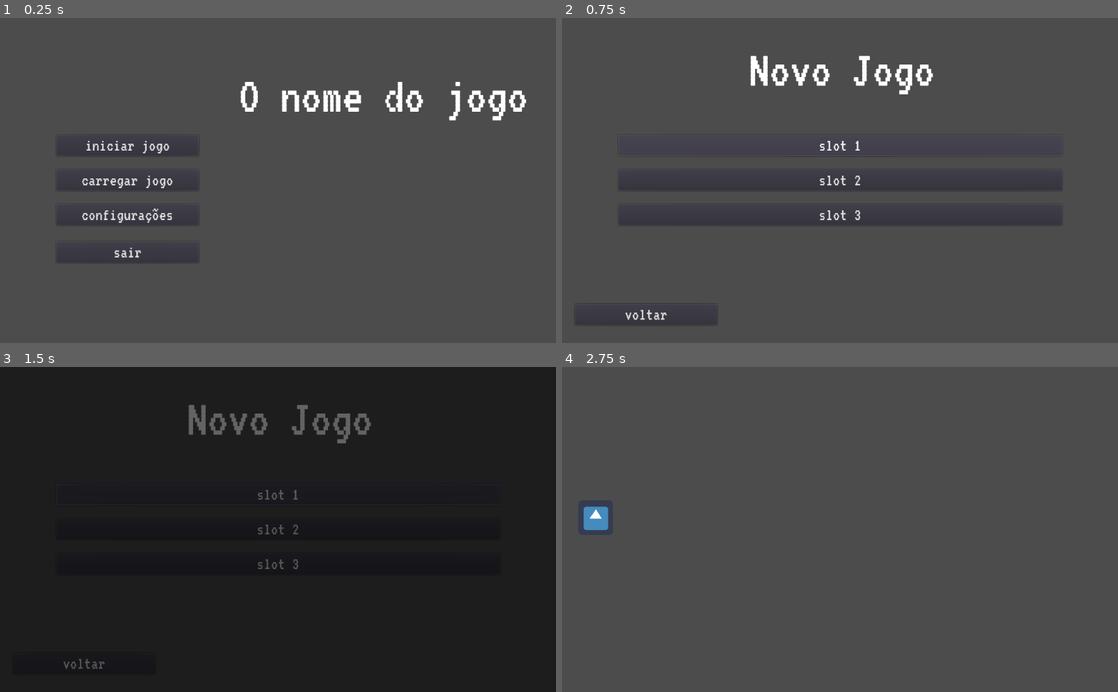
Above: before the commit, frames 1-4 (two rows, left to right).
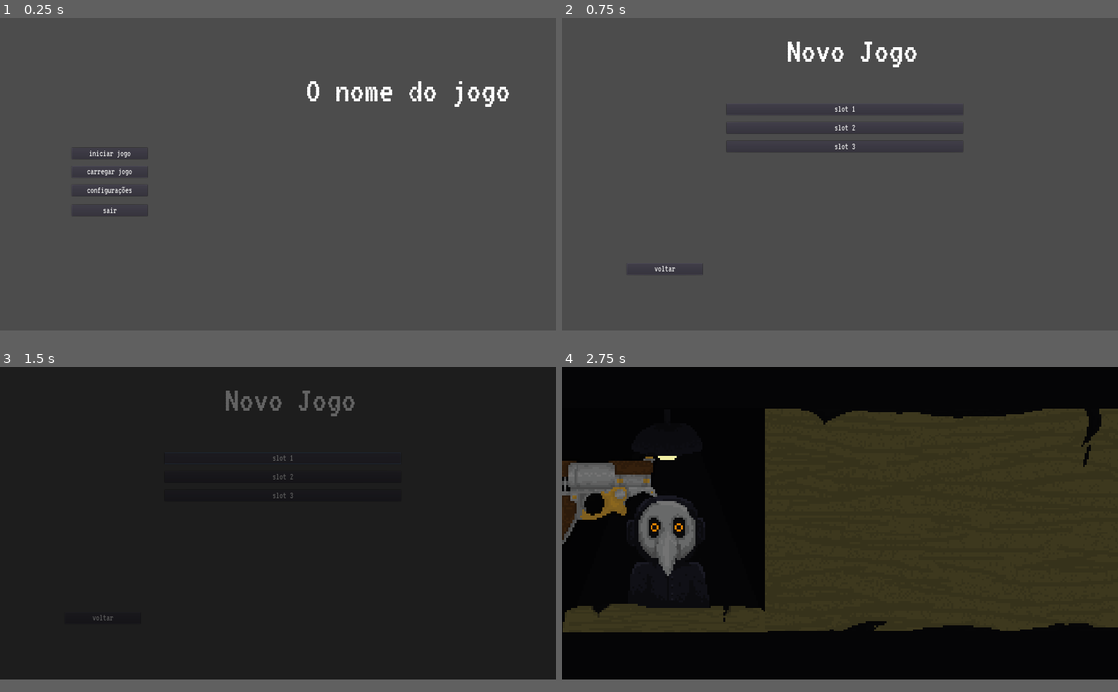
Above: after the commit, the same moments.

Repository: ViperBr/Projeto-de-jooj-pra-game-jaaj
Game: Godot game, scene res://scenes/Menu.tscn
The game is run twice, just before and just after one commit, with the same random seed, the same clock (stepped at 60 frames per second) and the same inputs. The engine's default icon, where the game draws it, is replaced by a stand-in: a white triangle on a blue panel in a dark square.
Inputs (mouse positions are in pixels of both pictures, inside the frame that each line leads up to):
- Up to frame 1 (0.25 s): no input
- Up to frame 2 (0.75 s): click "iniciar jogo" at 0.5 s
- Up to frame 3 (1.5 s): click "slot 1" at 1.25 s
- Up to frame 4 (2.75 s): tap Enter at 2 s; move the mouse to (595, 516) at 2.02 s; click (595, 516) at 2.1 s
In our replay, the window is 800x468 before the commit and 800x450 after it. These sizes can differ from the game's own. Grey fills any space a smaller window leaves; there, only what the larger window draws over its background counts as a difference.

The runs differ from the first frame. In frame 1, 3.0% of the frame differs, in the area x 11-95%, y 19-74%; in frame 2, 2.5%; in frame 3, 1.8%; in frame 4, 95%, in the area x 0-100%, y 0-97%.

Commit message:
elementos iniciais

Diff:
--- a/project.godot
+++ b/project.godot
@@ -18,6 +18,14 @@
 
 SceneChanger="*res://scenes/scene_changer.tscn"
 
+[display]
+
+window/size/width=1920
+window/size/height=1080
+window/size/borderless=true
+window/size/fullscreen=true
+window/stretch/mode="2d"
+
 [input]
 
 click={
--- /dev/null
+++ b/scenes/Carinha1.tscn
@@ -0,0 +1,19 @@
+[gd_scene load_steps=3 format=2]
+
+[ext_resource path="res://sprites/Carinha1.png" type="Texture" id=1]
+
+[sub_resource type="RectangleShape2D" id=1]
+extents = Vector2( 20, 33 )
+
+[node name="Carinha" type="Node2D"]
+
+[node name="Sprite" type="Sprite" parent="."]
+position = Vector2( -5, -48 )
+scale = Vector2( 7, 7 )
+texture = ExtResource( 1 )
+
+[node name="Area2D" type="Area2D" parent="Sprite"]
+
+[node name="CollisionShape2D" type="CollisionShape2D" parent="Sprite/Area2D"]
+position = Vector2( 2.66667, 19.3333 )
+shape = SubResource( 1 )
--- a/scenes/Menu.tscn
+++ b/scenes/Menu.tscn
@@ -6,7 +6,7 @@
 [sub_resource type="Theme" id=1]
 
 [sub_resource type="DynamicFont" id=2]
-size = 96
+size = 128
 font_data = ExtResource( 1 )
 
 [sub_resource type="Theme" id=3]
@@ -38,7 +38,6 @@
 }
 
 [node name="layerBase" type="ColorRect" parent="."]
-visible = false
 anchor_right = 1.0
 anchor_bottom = 1.0
 color = Color( 1, 1, 1, 0 )
@@ -47,10 +46,10 @@
 }
 
 [node name="Label" type="Label" parent="layerBase"]
-margin_left = 440.0
-margin_top = 96.0
-margin_right = 972.0
-margin_bottom = 193.0
+margin_left = 1056.0
+margin_top = 184.0
+margin_right = 1770.0
+margin_bottom = 313.0
 theme = SubResource( 1 )
 custom_fonts/font = SubResource( 2 )
 text = "O nome do jogo"
@@ -59,10 +58,10 @@
 }
 
 [node name="newGame" type="Button" parent="layerBase"]
-margin_left = 104.0
-margin_top = 216.0
-margin_right = 366.0
-margin_bottom = 255.0
+margin_left = 248.0
+margin_top = 448.0
+margin_right = 510.0
+margin_bottom = 487.0
 theme = SubResource( 3 )
 custom_fonts/font = SubResource( 4 )
 text = "iniciar jogo"
@@ -71,10 +70,10 @@
 }
 
 [node name="loadGame" type="Button" parent="layerBase"]
-margin_left = 104.0
-margin_top = 280.0
-margin_right = 366.0
-margin_bottom = 319.0
+margin_left = 248.0
+margin_top = 512.0
+margin_right = 510.0
+margin_bottom = 551.0
 theme = SubResource( 3 )
 custom_fonts/font = SubResource( 4 )
 text = "carregar jogo"
@@ -83,10 +82,10 @@
 }
 
 [node name="settings" type="Button" parent="layerBase"]
-margin_left = 104.0
-margin_top = 344.0
-margin_right = 366.0
-margin_bottom = 383.0
+margin_left = 248.0
+margin_top = 576.0
+margin_right = 510.0
+margin_bottom = 615.0
 theme = SubResource( 3 )
 custom_fonts/font = SubResource( 4 )
 text = "configurações"
@@ -95,10 +94,10 @@
 }
 
 [node name="exit" type="Button" parent="layerBase"]
-margin_left = 104.0
-margin_top = 413.0
-margin_right = 366.0
-margin_bottom = 452.0
+margin_left = 248.0
+margin_top = 645.0
+margin_right = 510.0
+margin_bottom = 684.0
 theme = SubResource( 3 )
 custom_fonts/font = SubResource( 4 )
 text = "sair"
@@ -168,7 +167,6 @@
 }
 
 [node name="layerNewGame" type="ColorRect" parent="."]
-visible = false
 anchor_right = 1.0
 anchor_bottom = 1.0
 color = Color( 1, 1, 1, 0 )
@@ -177,10 +175,10 @@
 }
 
 [node name="Label" type="Label" parent="layerNewGame"]
-margin_left = 344.0
+margin_left = 776.0
 margin_top = 48.0
-margin_right = 686.0
-margin_bottom = 145.0
+margin_right = 1235.0
+margin_bottom = 177.0
 theme = SubResource( 1 )
 custom_fonts/font = SubResource( 2 )
 text = "Novo Jogo"
@@ -189,10 +187,10 @@
 }
 
 [node name="slot1" type="Button" parent="layerNewGame"]
-margin_left = 104.0
-margin_top = 216.0
-margin_right = 921.0
-margin_bottom = 255.0
+margin_left = 568.0
+margin_top = 296.0
+margin_right = 1385.0
+margin_bottom = 335.0
 theme = SubResource( 3 )
 custom_fonts/font = SubResource( 4 )
 text = "slot 1"
@@ -201,10 +199,10 @@
 }
 
 [node name="slot2" type="Button" parent="layerNewGame"]
-margin_left = 104.0
-margin_top = 280.0
-margin_right = 921.0
-margin_bottom = 319.0
+margin_left = 568.0
+margin_top = 360.0
+margin_right = 1385.0
+margin_bottom = 399.0
 theme = SubResource( 3 )
 custom_fonts/font = SubResource( 4 )
 text = "slot 2"
@@ -213,10 +211,10 @@
 }
 
 [node name="slot3" type="Button" parent="layerNewGame"]
-margin_left = 104.0
-margin_top = 344.0
-margin_right = 921.0
-margin_bottom = 383.0
+margin_left = 568.0
+margin_top = 424.0
+margin_right = 1385.0
+margin_bottom = 463.0
 theme = SubResource( 3 )
 custom_fonts/font = SubResource( 4 )
 text = "slot 3"
@@ -225,10 +223,10 @@
 }
 
 [node name="back" type="Button" parent="layerNewGame"]
-margin_left = 24.0
-margin_top = 528.0
-margin_right = 286.0
-margin_bottom = 567.0
+margin_left = 224.0
+margin_top = 848.0
+margin_right = 486.0
+margin_bottom = 887.0
 theme = SubResource( 3 )
 custom_fonts/font = SubResource( 4 )
 text = "voltar"
@@ -245,10 +243,10 @@
 }
 
 [node name="Label" type="Label" parent="layerLoadGame"]
-margin_left = 264.0
-margin_top = 48.0
-margin_right = 758.0
-margin_bottom = 145.0
+margin_left = 680.0
+margin_top = 56.0
+margin_right = 1343.0
+margin_bottom = 185.0
 theme = SubResource( 1 )
 custom_fonts/font = SubResource( 2 )
 text = "Carregar Jogo"
@@ -257,10 +255,10 @@
 }
 
 [node name="save1" type="Button" parent="layerLoadGame"]
-margin_left = 104.0
-margin_top = 216.0
-margin_right = 921.0
-margin_bottom = 255.0
+margin_left = 600.0
+margin_top = 312.0
+margin_right = 1417.0
+margin_bottom = 351.0
 theme = SubResource( 3 )
 custom_fonts/font = SubResource( 4 )
 text = "save 1"
@@ -269,10 +267,10 @@
 }
 
 [node name="save2" type="Button" parent="layerLoadGame"]
-margin_left = 104.0
-margin_top = 280.0
-margin_right = 921.0
-margin_bottom = 319.0
+margin_left = 600.0
+margin_top = 376.0
+margin_right = 1417.0
+margin_bottom = 415.0
 theme = SubResource( 3 )
 custom_fonts/font = SubResource( 4 )
 text = "save 2"
@@ -281,10 +279,10 @@
 }
 
 [node name="save3" type="Button" parent="layerLoadGame"]
-margin_left = 104.0
-margin_top = 344.0
-margin_right = 921.0
-margin_bottom = 383.0
+margin_left = 600.0
+margin_top = 440.0
+margin_right = 1417.0
+margin_bottom = 479.0
 theme = SubResource( 3 )
 custom_fonts/font = SubResource( 4 )
 text = "save 3"
@@ -293,10 +291,10 @@
 }
 
 [node name="back" type="Button" parent="layerLoadGame"]
-margin_left = 24.0
-margin_top = 528.0
-margin_right = 286.0
-margin_bottom = 567.0
+margin_left = 248.0
+margin_top = 856.0
+margin_right = 510.0
+margin_bottom = 895.0
 theme = SubResource( 3 )
 custom_fonts/font = SubResource( 4 )
 text = "voltar"
@@ -340,7 +338,6 @@
 text = "ok"
 
 [node name="layerConfigs" type="ColorRect" parent="."]
-visible = false
 anchor_right = 1.0
 anchor_bottom = 1.0
 color = Color( 1, 1, 1, 0 )
@@ -364,10 +361,10 @@
 }
 
 [node name="back" type="Button" parent="layerConfigs"]
-margin_left = 24.0
-margin_top = 528.0
-margin_right = 286.0
-margin_bottom = 567.0
+margin_left = 112.0
+margin_top = 936.0
+margin_right = 374.0
+margin_bottom = 975.0
 theme = SubResource( 3 )
 custom_fonts/font = SubResource( 4 )
 text = "voltar"
--- /dev/null
+++ b/scenes/Mesa.tscn
@@ -0,0 +1,25 @@
+[gd_scene load_steps=4 format=2]
+
+[ext_resource path="res://sprites/Mesa.png" type="Texture" id=1]
+
+[sub_resource type="RectangleShape2D" id=1]
+extents = Vector2( 50.5, 7 )
+
+[sub_resource type="RectangleShape2D" id=2]
+extents = Vector2( 18, 10 )
+
+[node name="Mesa" type="Node2D"]
+
+[node name="Sprite" type="Sprite" parent="."]
+scale = Vector2( 7, 7 )
+texture = ExtResource( 1 )
+
+[node name="Area2D" type="Area2D" parent="Sprite"]
+
+[node name="CollisionShape2D" type="CollisionShape2D" parent="Sprite/Area2D"]
+position = Vector2( -0.5, 47 )
+shape = SubResource( 1 )
+
+[node name="CollisionShape2D2" type="CollisionShape2D" parent="Sprite/Area2D"]
+position = Vector2( 2, -42 )
+shape = SubResource( 2 )
--- /dev/null
+++ b/scenes/Mesa_principal.tscn
@@ -0,0 +1,17 @@
+[gd_scene load_steps=3 format=2]
+
+[ext_resource path="res://sprites/MesaPrincipal1.png" type="Texture" id=1]
+
+[sub_resource type="RectangleShape2D" id=1]
+extents = Vector2( 88, 54 )
+
+[node name="mesa_principal" type="Node2D"]
+
+[node name="Sprite" type="Sprite" parent="."]
+scale = Vector2( 7, 7 )
+texture = ExtResource( 1 )
+
+[node name="Area2D" type="Area2D" parent="Sprite"]
+
+[node name="CollisionShape2D" type="CollisionShape2D" parent="Sprite/Area2D"]
+shape = SubResource( 1 )
--- /dev/null
+++ b/scenes/fundo.tscn
@@ -0,0 +1,18 @@
+[gd_scene load_steps=3 format=2]
+
+[ext_resource path="res://sprites/Fundo.png" type="Texture" id=1]
+
+[sub_resource type="RectangleShape2D" id=1]
+extents = Vector2( 138.833, 77.1667 )
+
+[node name="fundo" type="Node2D"]
+
+[node name="Sprite" type="Sprite" parent="."]
+scale = Vector2( 7, 7 )
+texture = ExtResource( 1 )
+
+[node name="Area2D" type="Area2D" parent="Sprite"]
+
+[node name="CollisionShape2D" type="CollisionShape2D" parent="Sprite/Area2D"]
+position = Vector2( -0.166667, -0.166667 )
+shape = SubResource( 1 )
--- /dev/null
+++ b/scenes/luz.tscn
@@ -0,0 +1,9 @@
+[gd_scene load_steps=2 format=2]
+
+[ext_resource path="res://sprites/Sombra.png" type="Texture" id=1]
+
+[node name="luz" type="Node2D"]
+
+[node name="Sprite" type="Sprite" parent="."]
+scale = Vector2( 7, 7 )
+texture = ExtResource( 1 )
--- a/scenes/draged.tscn
+++ b/scenes/weapon.tscn
@@ -1,14 +1,15 @@
 [gd_scene load_steps=4 format=2]
 
 [ext_resource path="res://scripts/draged.gd" type="Script" id=1]
-[ext_resource path="res://icon.png" type="Texture" id=2]
+[ext_resource path="res://sprites/Revolver1.png" type="Texture" id=2]
 
 [sub_resource type="RectangleShape2D" id=1]
 
-[node name="draged" type="Node2D"]
+[node name="weapon" type="Node2D"]
 script = ExtResource( 1 )
 
 [node name="Sprite" type="Sprite" parent="."]
+scale = Vector2( 7, 7 )
 texture = ExtResource( 2 )
 
 [node name="Area2D" type="Area2D" parent="Sprite"]
--- a/scenes/zone test.tscn
+++ b/scenes/zone test.tscn
@@ -1,20 +1,37 @@
-[gd_scene load_steps=4 format=2]
+[gd_scene load_steps=9 format=2]
 
-[ext_resource path="res://scenes/draged.tscn" type="PackedScene" id=1]
+[ext_resource path="res://scenes/weapon.tscn" type="PackedScene" id=1]
 [ext_resource path="res://scenes/rest_position.tscn" type="PackedScene" id=2]
 [ext_resource path="res://scripts/zone test.gd" type="Script" id=3]
+[ext_resource path="res://scenes/fundo.tscn" type="PackedScene" id=4]
+[ext_resource path="res://scenes/Mesa.tscn" type="PackedScene" id=5]
+[ext_resource path="res://scenes/luz.tscn" type="PackedScene" id=6]
+[ext_resource path="res://scenes/Carinha1.tscn" type="PackedScene" id=7]
+[ext_resource path="res://scenes/Mesa_principal.tscn" type="PackedScene" id=8]
 
 [node name="drag zone" type="Node2D"]
 script = ExtResource( 3 )
 
-[node name="rest" parent="." instance=ExtResource( 2 )]
-position = Vector2( 378, 253 )
+[node name="fundo" parent="." instance=ExtResource( 4 )]
+position = Vector2( 954, 539 )
+
+[node name="Carinha" parent="." instance=ExtResource( 7 )]
+position = Vector2( 353, 582 )
+
+[node name="luz" parent="." instance=ExtResource( 6 )]
+position = Vector2( 355, 527 )
+
+[node name="Mesa" parent="." instance=ExtResource( 5 )]
+position = Vector2( 353, 531 )
+
+[node name="mesa_principal" parent="." instance=ExtResource( 8 )]
+position = Vector2( 1316, 528 )
 
 [node name="rest2" parent="." instance=ExtResource( 2 )]
-position = Vector2( 798, 136 )
+position = Vector2( 1288, 202 )
 
 [node name="rest3" parent="." instance=ExtResource( 2 )]
-position = Vector2( 712, 378 )
+position = Vector2( 1319, 823 )
 
 [node name="draged" parent="." instance=ExtResource( 1 )]
-position = Vector2( 62, 278 )
+position = Vector2( 1619, 444 )
Binary file added: sprites/Carinha1.png
Not shown, added: sprites/Carinha1.png.import
Binary file added: sprites/Fundo.png
Not shown, added: sprites/Fundo.png.import
Binary file added: sprites/Mesa.png
Not shown, added: sprites/Mesa.png.import
Binary file added: sprites/MesaPrincipal1.png
Not shown, added: sprites/MesaPrincipal1.png.import
Binary file added: sprites/Revolver1.png
Not shown, added: sprites/Revolver1.png.import
Binary file added: sprites/Sombra.png
Not shown, added: sprites/Sombra.png.import
